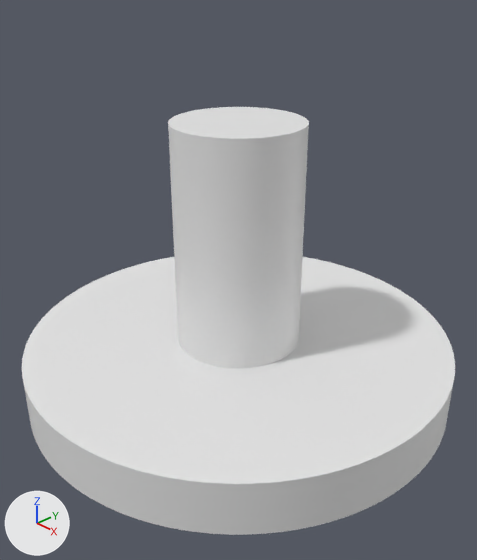
The Blender file Pieza reloj/Pieza reloj.blend, before and after one commit.
Before and after are seen from a 50 mm camera at (0.0083, -0.00781, 0.0073) aimed at (0.00034, -0.00032, 0.00195). Arrows for +X, +Y and +Z are at lower left; the lights stay in place.

Before the edit, the objects in view are built like this:
```python
me_cilindro_002 = bpy.data.meshes.new('Cilindro.002')
me_cilindro_002.from_pydata(...)  # a 500-sided cylinder along z spanning x -0.00415..0.00415, y -0.00415..0.00415, z -0.0005..0.0005
me_cilindro_002.polygons.foreach_set('use_smooth', [True] * 502)
me_cilindro_003 = bpy.data.meshes.new('Cilindro.003')
me_cilindro_003.from_pydata(...)  # a 500-sided cylinder along z spanning x -0.0012..0.0012, y -0.0012..0.0012, z -0.00215..0.00215
ob_base = bpy.data.objects.new('Base', me_cilindro_002)
ob_base.location = (0.0, 0.0, 0.0)
ob_palo = bpy.data.objects.new('Palo', me_cilindro_003)
ob_palo.location = (0.0, 0.0, 0.0026)
```
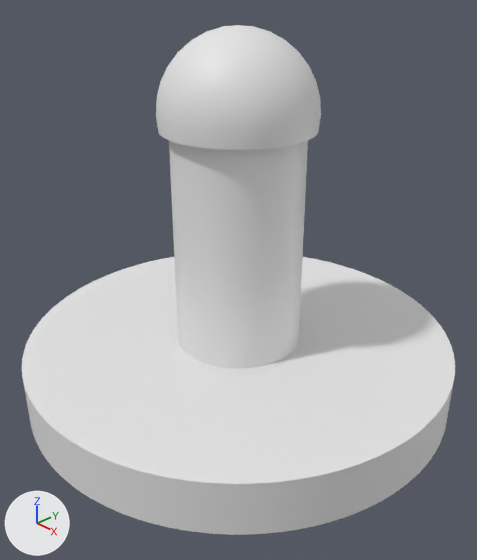
Commit message: Pieza reloj finished

Boxes [x1, y1, x2, y2] around the edits, measured in the pictures (477 x 560 px):
'Pirolo', added: after [156, 25, 321, 150]

Edits to the bpy script that builds the scene:
```text
Add me_esfera:
    me_esfera.from_pydata(...)  # 5501 vertices, 5002 faces; spans x -0.0014..0.0014, y -0.0014..0.0014, z -0.00027..0.0014
    me_esfera.polygons.foreach_set('use_smooth', [True] * 5002)
Add ob_pirolo:
    ob_pirolo = bpy.data.objects.new('Pirolo', me_esfera)
    ob_pirolo.location = (0.0, 0.0, 0.00489)
```
